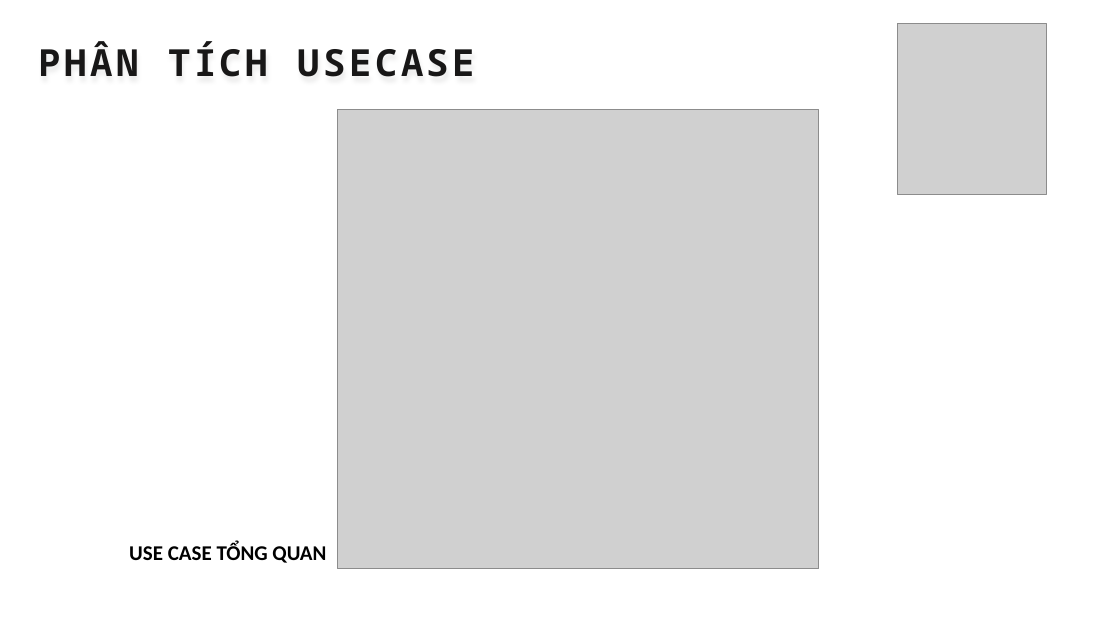
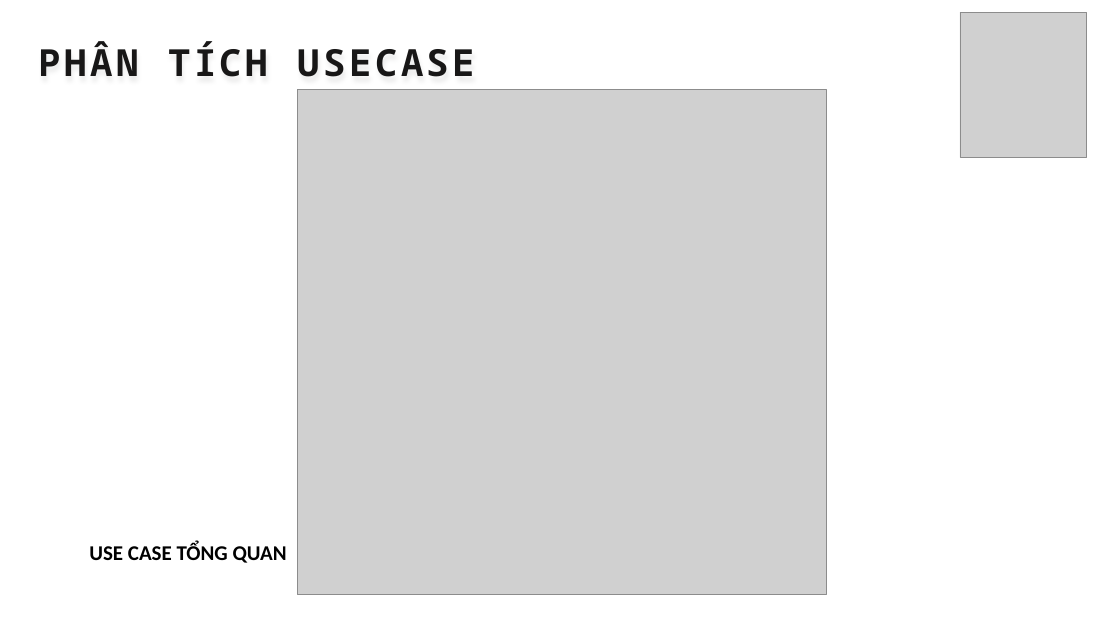
Before and after one commit to thanhhff/Cafe-Manager, a slide deck: slide 4 of report/FinalReport.pptx. Drawn at 1120x630 pixels with LibreOffice and Linux fonts; fonts in the diff are those of the drawing; grey boxes stand for pictures. Boxes give left, top, right and bottom in pixels: in the first picture for what was removed or moved away, otherwise in the second. Text is boxed around its words. In the diff, an @@ line names an element or a change of style, - is before the commit and + after.

```diff
--- a/report/FinalReport.pptx
+++ b/report/FinalReport.pptx
@@ picture resized from (x1=897, y1=24, x2=1047, y2=194) to (x1=960, y1=13, x2=1087, y2=158) @@
@@ picture resized from (x1=337, y1=109, x2=818, y2=569) to (x1=297, y1=90, x2=827, y2=595) @@
@@ text "USE CASE TỔNG QUAN" moved from (x1=129, y1=542, x2=326, y2=563) to (x1=89, y1=542, x2=287, y2=563) @@
```
Also in this commit, not shown: 10 other slides changed, 1 slide added.
